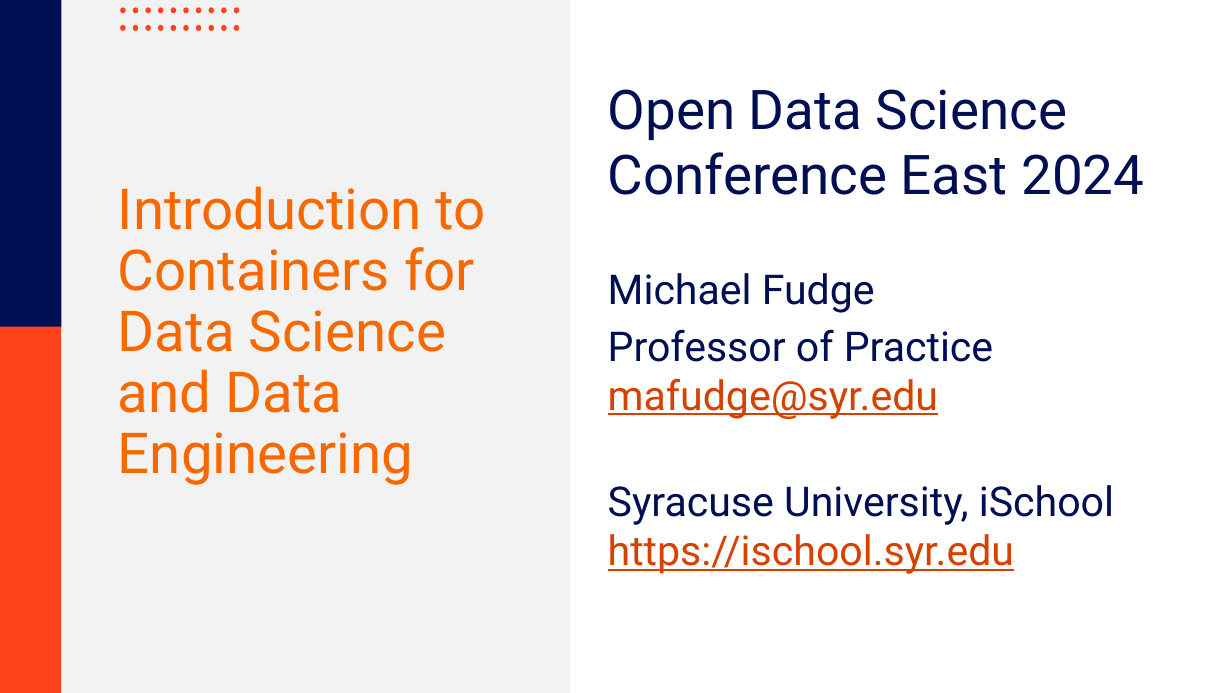
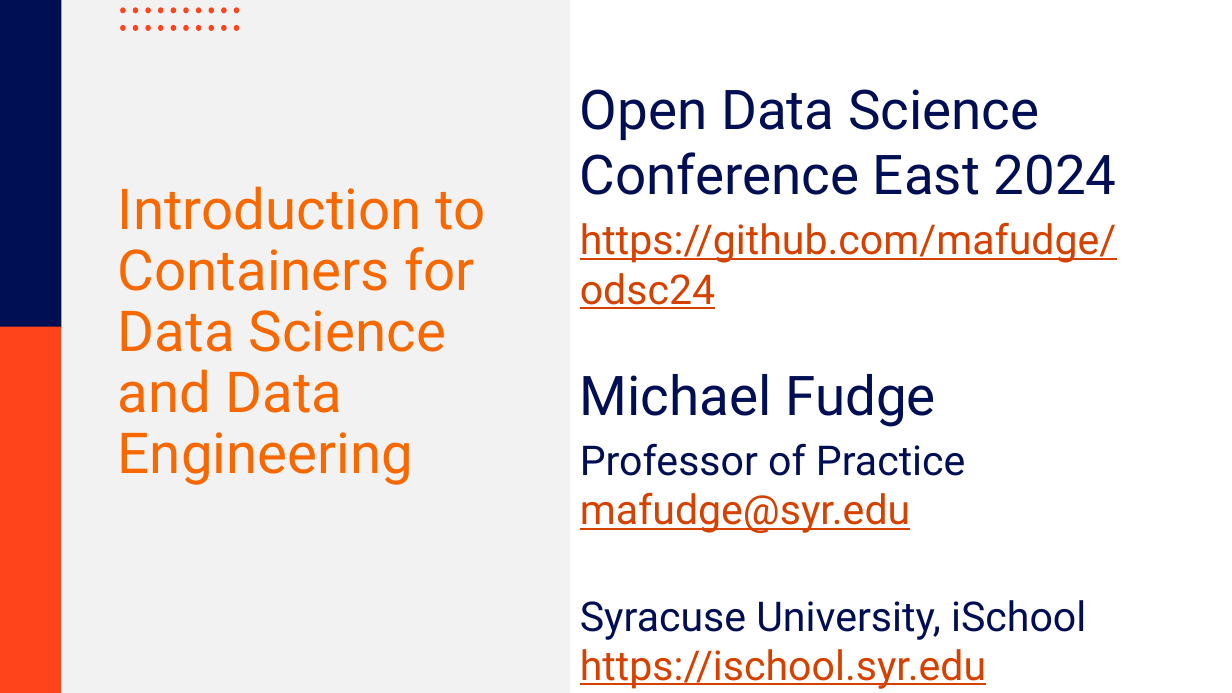
Before and after one commit to mafudge/odsc24, a slide deck: slide 1 of talk/slides.pptx. Drawn at 1232x693 pixels with LibreOffice and Linux fonts; fonts in the diff are those of the drawing; background and template pictures are left out. Boxes give left, top, right and bottom in pixels: in the first picture for what was removed or moved away, otherwise in the second. Text is boxed around its words. In the diff, an @@ line names an element or a change of style, - is before the commit and + after.

Commit message:
updated talk

```diff
--- a/talk/slides.pptx
+++ b/talk/slides.pptx
@@ text "Open Data Science Conference East ...": place and size @@
-text "Open Data Science Conference East ..." at (608,89,1144,574)
+text "Open Data Science Conference East ..." at (580,89,1117,689)
@@ text at (580,222,1117,309): paragraph added @@
+https://github.com/mafudge/odsc24
@@ text at (580,374,936,427): size 24 to 32 pt in "Michael Fudge" @@
```
Also in this commit, not shown: 1 other slide changed, 2 other files.
